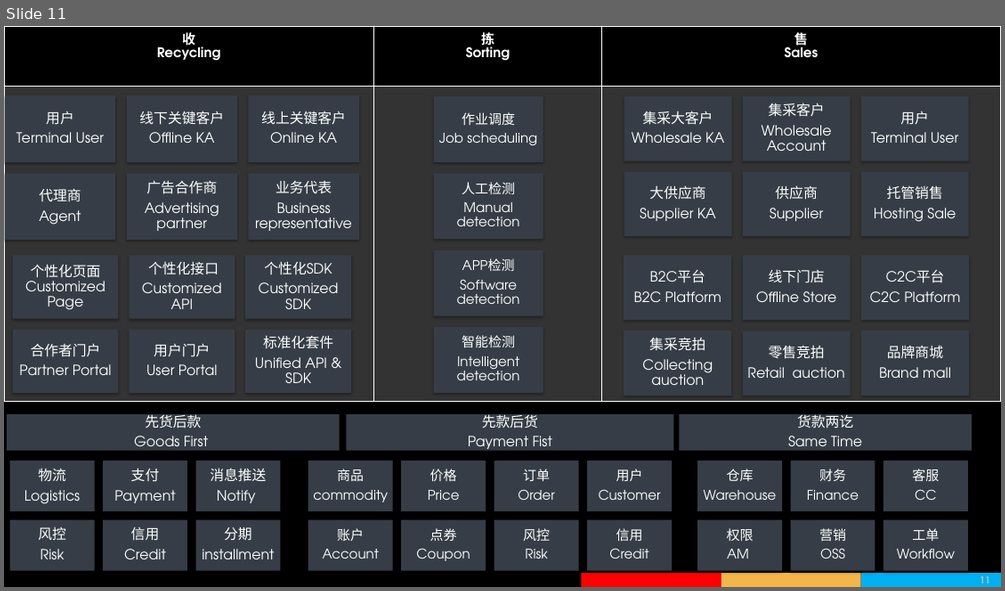
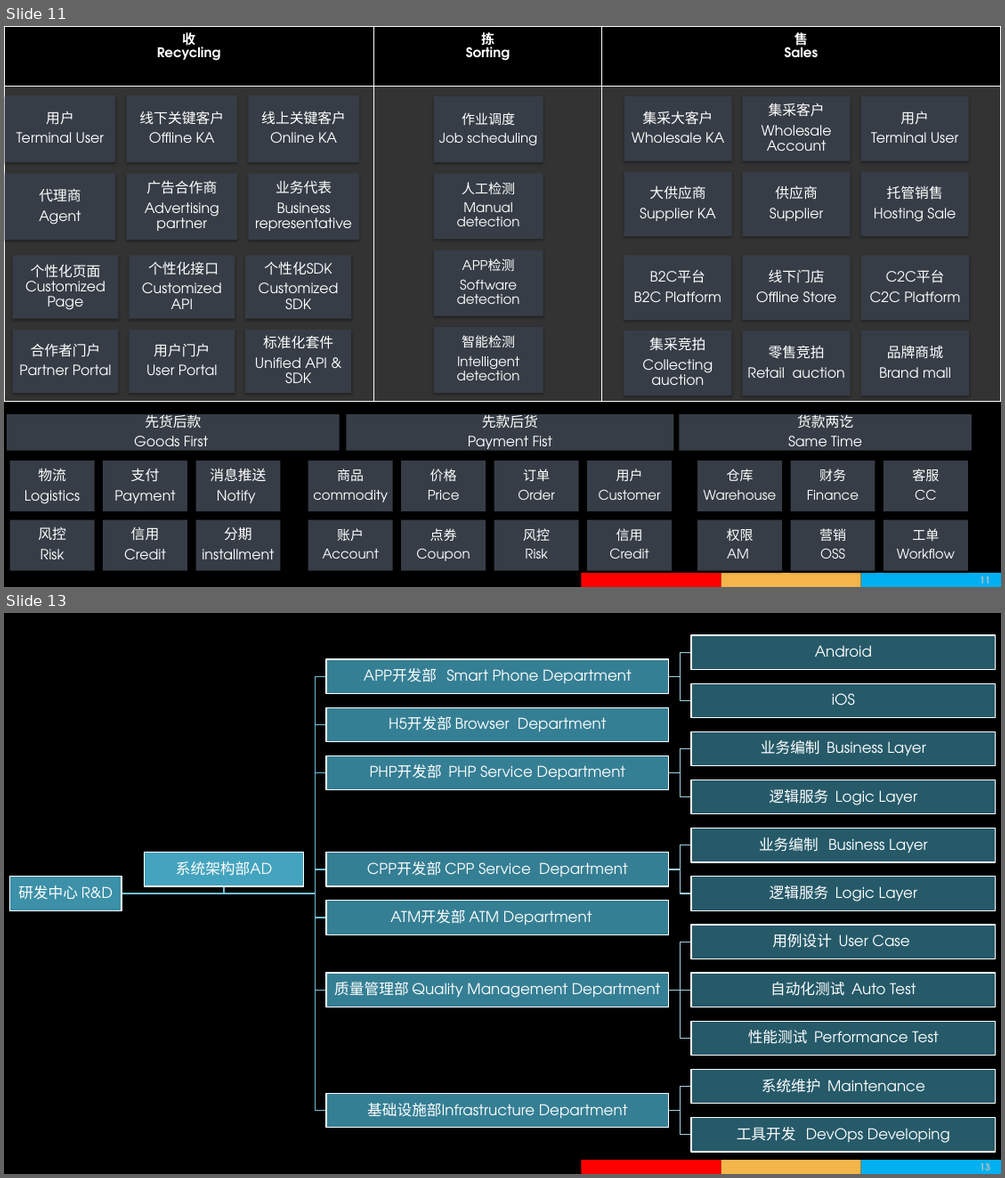
Before and after one commit to wapuboy/ha_how_to, a slide deck: 2018年回收宝高可用在线平台的持续演进.pptx. Shown one above the other, each under a label of ours: slide 11 before the commit, slides 11 and 13 after it; the slides between them are not shown. The pictures are 1005x591 and 1005x1178 pixels, drawn with LibreOffice and Linux fonts; fonts in the diff are those of the drawing; background and template pictures are left out. Boxes give left, top, right and bottom in pixels: in the first picture for what was removed or moved away, otherwise in the second. Text is boxed around its words. In the diff, an @@ line names an element or a change of style, - is before the commit and + after.

```diff
--- a/2018年回收宝高可用在线平台的持续演进.pptx
+++ b/2018年回收宝高可用在线平台的持续演进.pptx
@@ slide 13 added at <box>4,613,1001,1174</box>, background picture (left out); not listed: 4 template elements that a slide beside it also shows @@
@@ group added at <box>9,635,995,1151</box>: 20 rectangles, 20 texts, 19 freeform shapes @@
+研发中心 R&D
+APP开发部 Smart Phone Department
+Android
+iOS
+H5开发部 Browser Department
+PHP开发部 PHP Service Department
+业务编制 Business Layer
+逻辑服务 Logic Layer
+CPP开发部 CPP Service Department
+业务编制 Business Layer
+逻辑服务 Logic Layer
+ATM开发部 ATM Department
+质量管理部 Quality Management Department
+用例设计 User Case
+自动化测试 Auto Test
+性能测试 Performance Test
+基础设施部Infrastructure Department
+系统维护 Maintenance
+工具开发 DevOps Developing
+系统架构部AD
```
Also in this commit, not shown: 3 other slides added.
